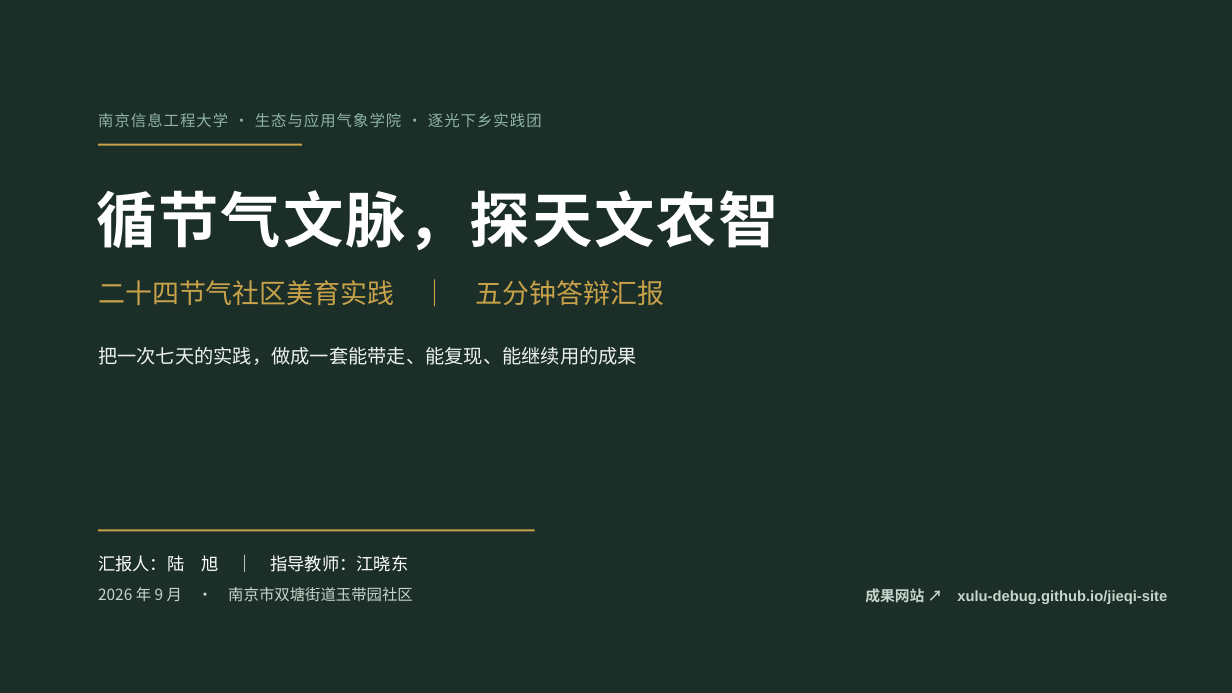
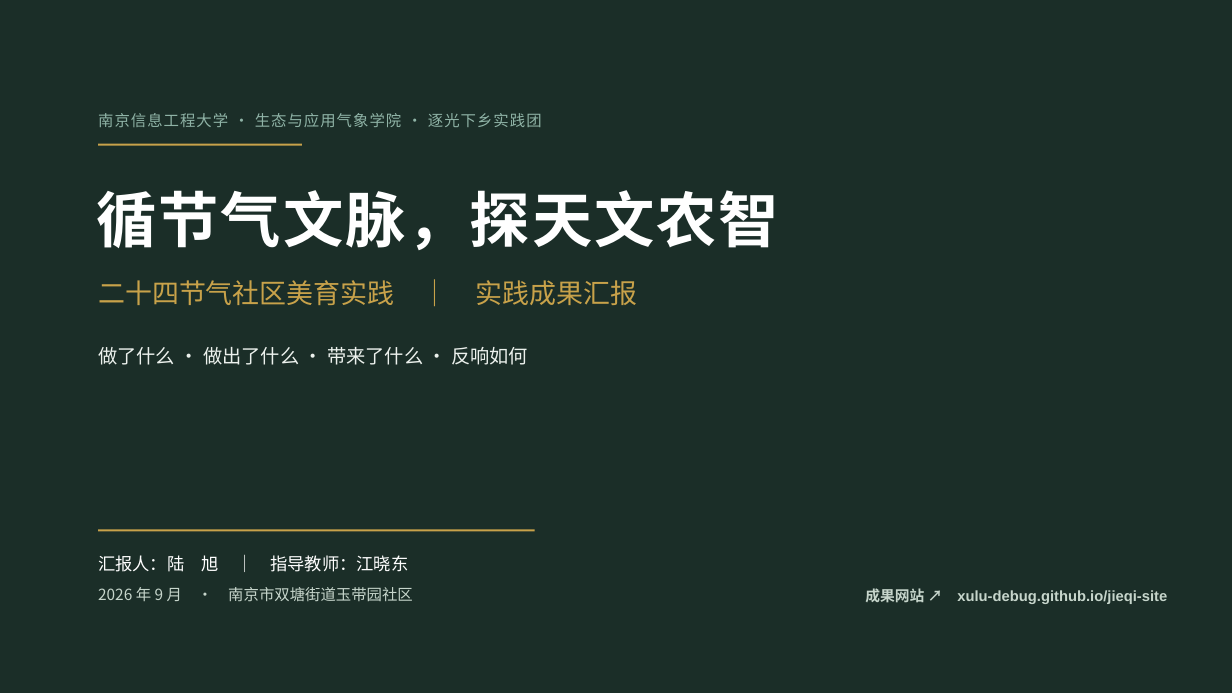
Before and after one commit to Xulu-Debug/jieqi-site, a slide deck: slide 1 of docs/答辩/答辩PPT-5分钟.pptx. Drawn at 1232x693 pixels with LibreOffice and Linux fonts; fonts in the diff are those of the drawing; background and template pictures are left out. Boxes give left, top, right and bottom in pixels: in the first picture for what was removed or moved away, otherwise in the second. Text is boxed around its words. In the diff, an @@ line names an element or a change of style, - is before the commit and + after.

Commit message:
docs: 更新答辩 PPT 为面向老师汇报版本（做了什么/做出了什么/带来了什么/反响）

```diff
--- a/docs/答辩/答辩PPT-5分钟.pptx
+++ b/docs/答辩/答辩PPT-5分钟.pptx
@@ text at (x1=98, y1=280, x2=637, y2=305): text changed @@
-二十四节气社区美育实践 ｜ 五分钟答辩汇报
+二十四节气社区美育实践 ｜ 实践成果汇报
@@ text at (x1=98, y1=347, x2=528, y2=365): text changed @@
-把一次七天的实践，做成一套能带走、能复现、能继续用的成果
+做了什么 · 做出了什么 · 带来了什么 · 反响如何
```
Also in this commit, not shown: 8 other slides changed, 2 slides added, 2 slides removed.
